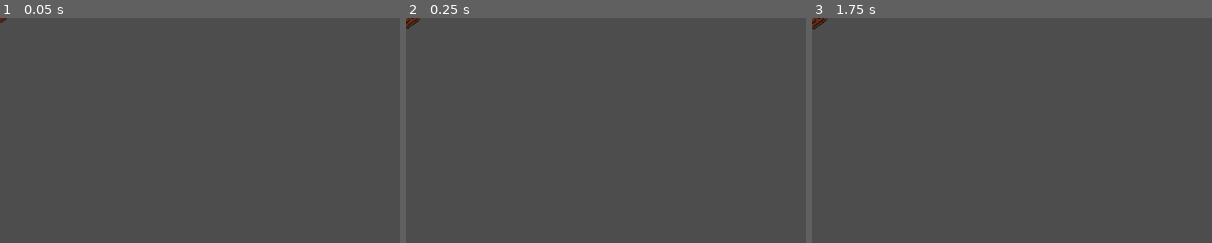
Above: before the commit, frames 1-3 (left to right).
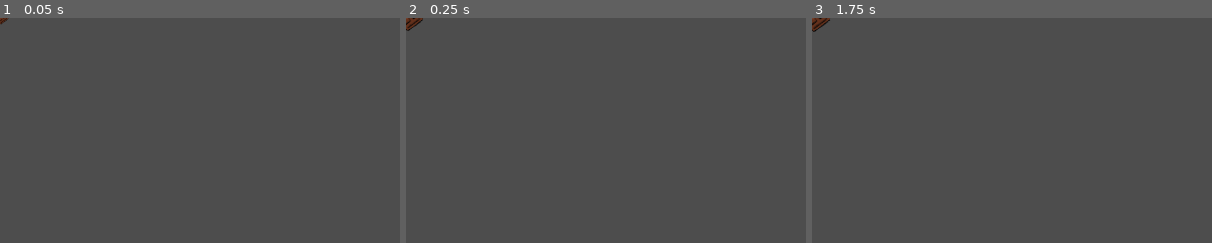
Above: after the commit, the same moments.

Repository: Boris14/GretelsAndHensels
Game: Godot game, scene res://scenes/Sweet.tscn
Same seed, same stepped clock (60 frames per second), same inputs: the game is played once before the commit and once after it. This scene is started directly instead of the project's main scene.
Inputs (mouse positions are % of the whole screen's width and height, from its top left):
- Up to frame 1 (0.05 s): no input
- Up to frame 2 (0.25 s): no input
- Up to frame 3 (1.75 s): tap Enter at 0.5 s; move the mouse to (72, 45) at 0.52 s; right-click (72, 45) at 0.6 s; click (72, 45) at 0.67 s; tap Space at 1.25 s; move the mouse to (30, 55) at 1.27 s; right-click (30, 55) at 1.35 s; click (30, 55) at 1.42 s
The pictures show only the part of the screen within x 0-50%, y 0-50%; the shares and areas given below are measured in that part.

The runs differ from the first frame. In frame 1, less than 0.1% of the frame differs, in the area x 0-2%, y 0-3%; in frame 2, 0.1%; in frame 3, 0.1%, in the area x 0-5%, y 0-7%.

Commit message:
Added flickering

Diff:
--- a/scenes/Sweet.tscn
+++ b/scenes/Sweet.tscn
@@ -201,6 +201,7 @@
 }
 
 [node name="Sweet" type="Node2D"]
+scale = Vector2(1.2, 1.2)
 script = ExtResource("1_se1bc")
 chocolate_texture = ExtResource("2_rfbkq")
 popsicle_texture = ExtResource("3_id8aj")
--- a/scripts/House.gd
+++ b/scripts/House.gd
@@ -4,20 +4,47 @@
 
 @export var max_health = 100
 
+@onready var flicker_timer = Timer.new()
+@onready var eating_timer = Timer.new()
+
+const MODULATE_COLOR = Color8(255, 255, 255)
+var _is_dark = false
+var _is_eaten = false
+
 var _curr_health = max_health
 
 func eat(eat_speed):
+	_is_eaten = true
+	if flicker_timer.is_stopped():
+		flicker_timer.start()
 	if _curr_health > 0:
 		_curr_health -= eat_speed
 		health_changed.emit(_curr_health, max_health)
 		if _curr_health <= 0:
-			pass
-			# lose the game
+			pass # lose the game
+	eating_timer.start()
 
 # Called when the node enters the scene tree for the first time.
 func _ready():
-	pass # Replace with function body.
+	flicker_timer.set_one_shot(false)
+	flicker_timer.set_wait_time(0.2)
+	flicker_timer.connect("timeout", _flicker_timer_handle)
+	add_child(flicker_timer)
+	eating_timer.set_one_shot(true)
+	eating_timer.set_wait_time(0.1)
+	eating_timer.connect("timeout", _eating_timer_handle)
+	add_child(eating_timer)
 
+func _flicker_timer_handle():
+	_is_dark = not _is_dark
+	if _is_dark:
+		$Sprite2D.modulate = MODULATE_COLOR.darkened(0.1)
+	else:
+		$Sprite2D.modulate = MODULATE_COLOR
+
+func _eating_timer_handle():
+	_is_eaten = false
+	flicker_timer.stop()
 
 # Called every frame. 'delta' is the elapsed time since the previous frame.
 func _process(delta):
--- a/scripts/Sweet.gd
+++ b/scripts/Sweet.gd
@@ -7,17 +7,44 @@
 @export var popsicle_texture = preload("res://images/food/popsicle.png")
 @export var waffle_texture = preload("res://images/food/waffle.png")
 
+@onready var flicker_timer = Timer.new()
+@onready var eating_timer = Timer.new()
+
+const MODULATE_COLOR = Color8(255, 255, 255)
+var _is_dark = false
+var _is_eaten = false
+
+func _eating_timer_handle():
+	_is_eaten = false
+	flicker_timer.stop()
+
 func eat(eat_speed):
+	_is_eaten = true
+	if flicker_timer.is_stopped():
+		flicker_timer.start()
 	if life > 0:
 		life -= eat_speed
 		if life <= 0:
 			$AnimationPlayer.play("despawn")
+	eating_timer.start()
 
 # Called when the node enters the scene tree for the first time.
 func _ready():
-	print("Sweet ready", sweet_type)
-	pass # Replace with function body.
+	flicker_timer.set_one_shot(false)
+	flicker_timer.set_wait_time(0.15)
+	flicker_timer.connect("timeout", _flicker_timer_handle)
+	add_child(flicker_timer)
+	eating_timer.set_one_shot(true)
+	eating_timer.set_wait_time(0.1)
+	eating_timer.connect("timeout", _eating_timer_handle)
+	add_child(eating_timer)
 
+func _flicker_timer_handle():
+	_is_dark = not _is_dark
+	if _is_dark:
+		$Image.modulate = MODULATE_COLOR.darkened(0.5)
+	else:
+		$Image.modulate = MODULATE_COLOR
 
 # Called every frame. 'delta' is the elapsed time since the previous frame.
 func _process(delta):
